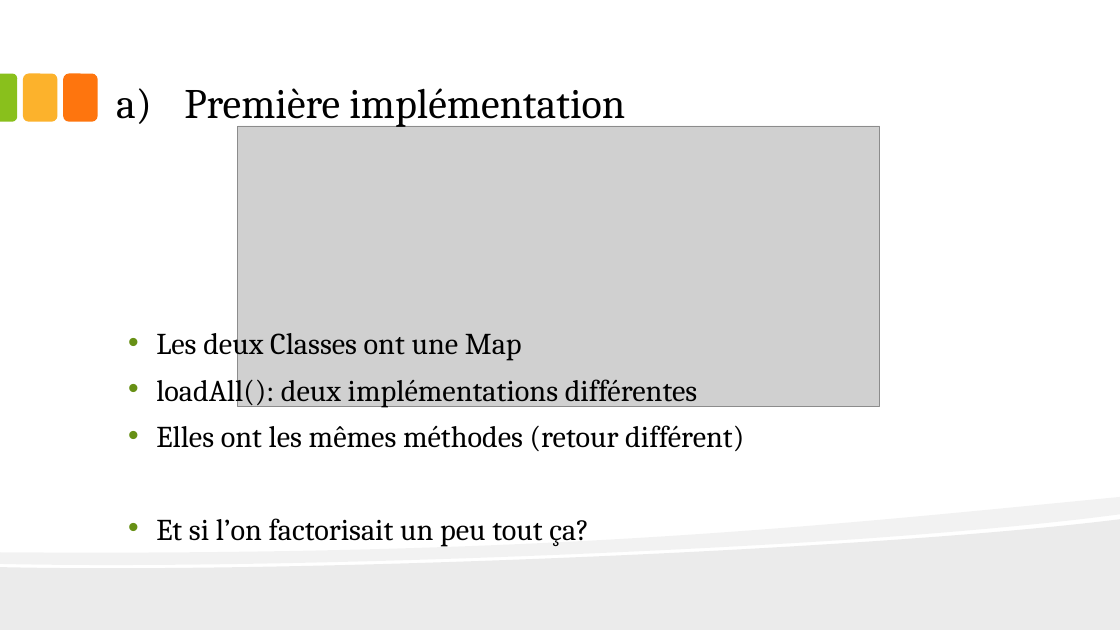
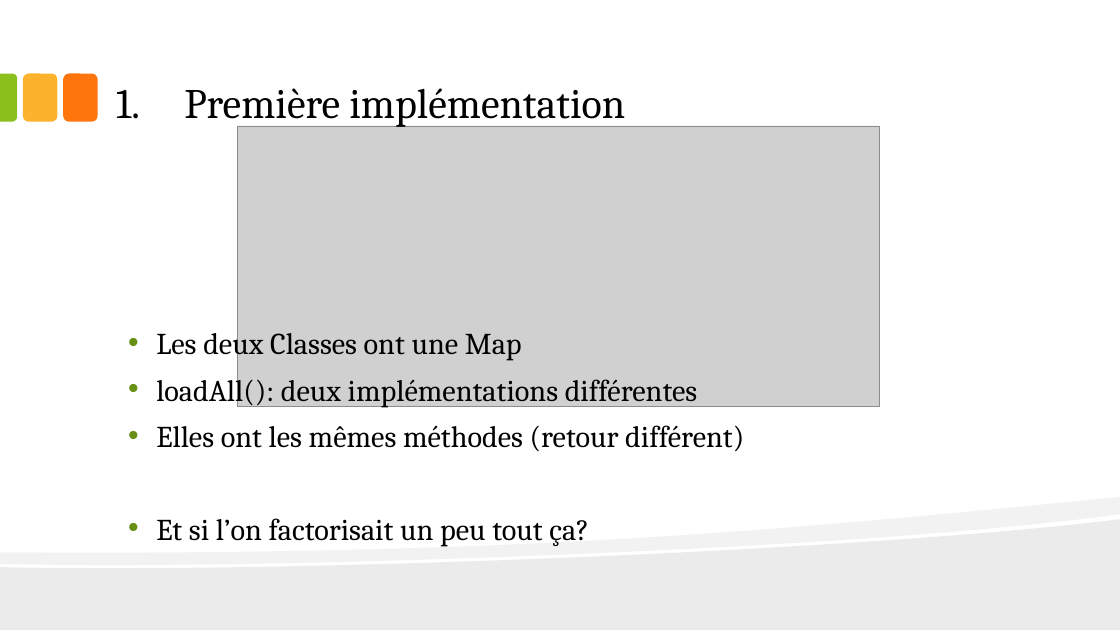
Before and after one commit to omebarki/meetuppatterns, a slide deck: slide 6 of doc/Patterns.pptx. Drawn at 1120x630 pixels with LibreOffice and Linux fonts; fonts in the diff are those of the drawing; grey boxes stand for pictures. Boxes give left, top, right and bottom in pixels: in the first picture for what was removed or moved away, otherwise in the second. Text is boxed around its words. In the diff, an @@ line names an element or a change of style, - is before the commit and + after.

```diff
--- a/doc/Patterns.pptx
+++ b/doc/Patterns.pptx
@@ title "Première implémentation" at <box>184,88,625,129</box>: bullet a) to 1. @@
```
Also in this commit, not shown: 4 other slides changed, 4 slides added, 7 slides removed, 11 other files.
